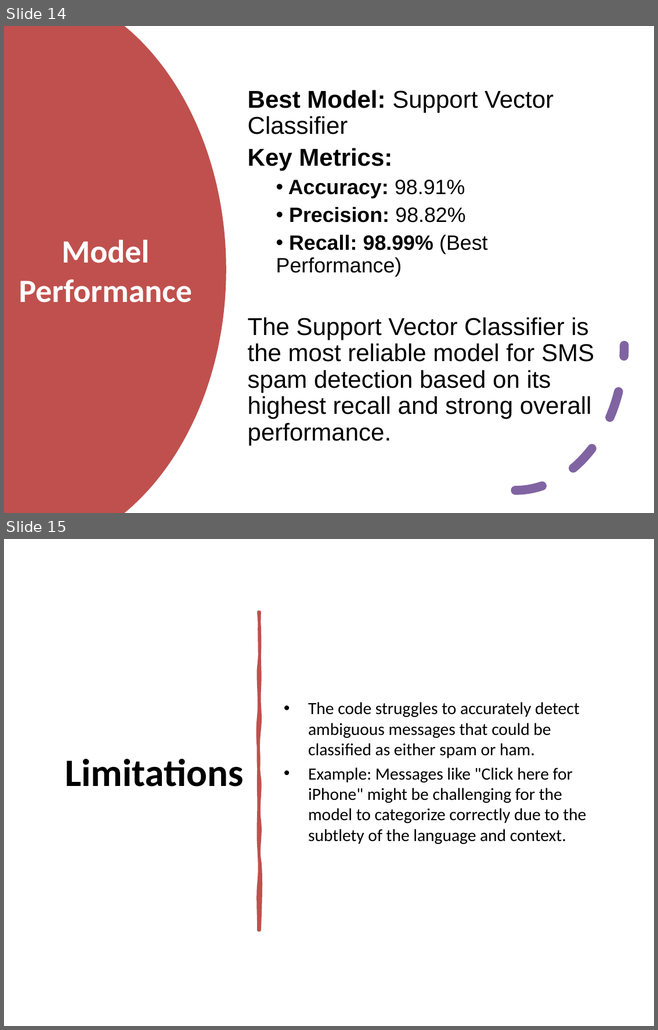
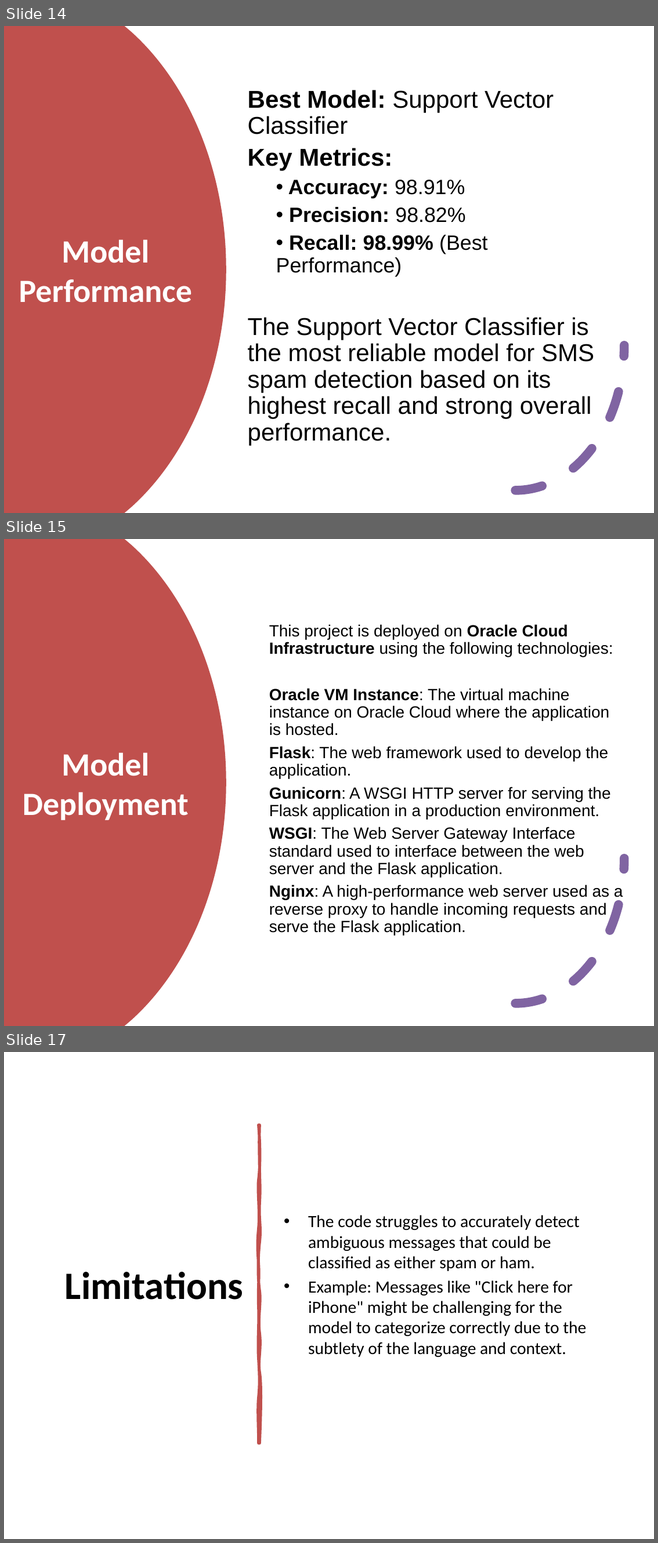
Before and after one commit to alwinkscaria/sms-spam-detection, a slide deck: presentation/SMS_SPAM_DETECTION.pptx. Shown one above the other, each under a label of ours: slides 14 and 15 before the commit, slides 14, 15 and 17 after it; the slides between them are not shown. The pictures are 658x1030 and 658x1543 pixels, drawn with LibreOffice and Linux fonts; fonts in the diff are those of the drawing. Boxes give left, top, right and bottom in pixels: in the first picture for what was removed or moved away, otherwise in the second. Text is boxed around its words. In the diff, an @@ line names an element or a change of style, - is before the commit and + after.

Commit message:
Update final presentation

```diff
--- a/presentation/SMS_SPAM_DETECTION.pptx
+++ b/presentation/SMS_SPAM_DETECTION.pptx
@@ slide 15 added at <box>4,539,654,1026</box>, background #FFFFFF @@
@@ freeform shape added at <box>4,539,226,1026</box>, fill #C0504D @@
@@ text added at <box>269,624,623,935</box>, 18 pt, text #000000 @@
+This project is deployed on Oracle Cloud Infrastructure using the following technologies:
+Oracle VM Instance: The virtual machine instance on Oracle Cloud where the application is hosted.
+Flask: The web framework used to develop the application.
+Gunicorn: A WSGI HTTP server for serving the Flask application in a production environment.
+WSGI: The Web Server Gateway Interface standard used to interface between the web server and the Flask application.
+Nginx: A high-performance web server used as a reverse proxy to handle incoming requests and serve the Flask application.
@@ arc (boxed as its full ellipse) added at <box>406,714,623,1004</box>, outline #8064A2 10 pt dashed @@
@@ title added at <box>23,752,188,820</box>, 36 pt, text #FFFFFF, bold @@
+Model Deployment
@@ what was slide 15 is now slide 17 @@
```
Also in this commit, not shown: 1 other slide added.
